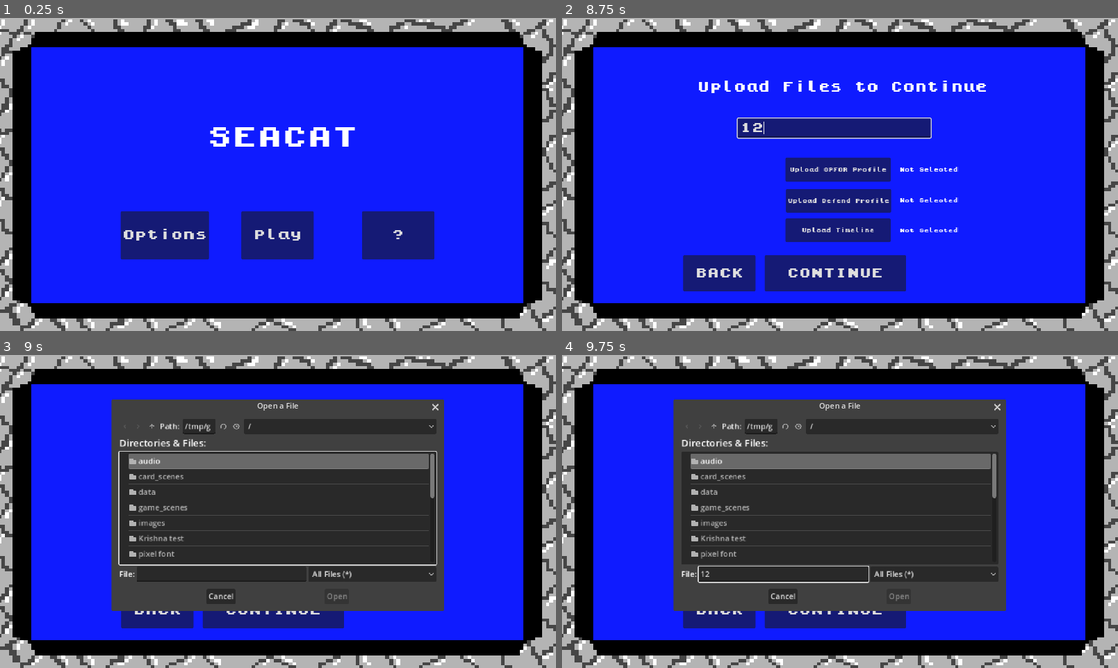
Above: before the commit, frames 1-4 (two rows, left to right).
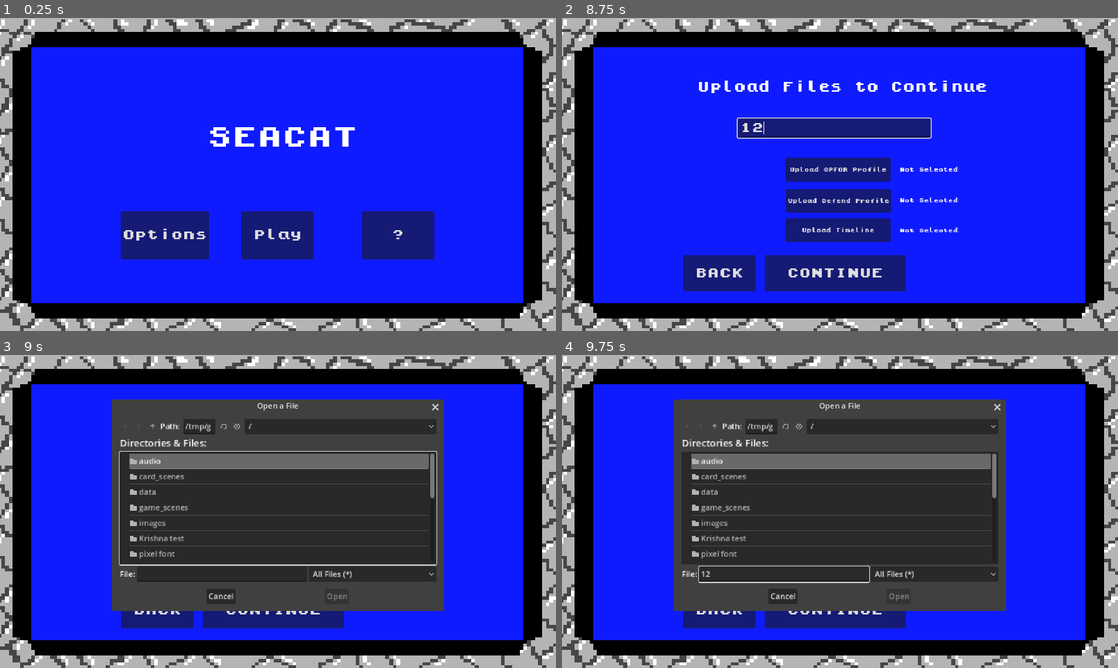
Above: after the commit, the same moments.

Repository: phan-andrew/demo3
Game: Godot game, scene res://game_scenes/start_screen/start_screen.tscn
Same seed, same stepped clock (60 frames per second), same inputs: the game is played once before the commit and once after it.
Inputs (mouse positions are in pixels of both pictures, inside the frame that each line leads up to):
- Up to frame 1 (0.25 s): no input
- Up to frame 2 (8.75 s): click "Options" at 0.5 s; click "BACK" at 1.25 s; click "Play" at 2 s; click (906, 124) at 2.77 s; type "Alex" at 2.85 s; click (906, 205) at 3 s; type "Alex" at 3.08 s; click "BACK" at 3.5 s; click "Play" at 4.25 s; click "CONTINUE" at 5 s; click "BACK" at 5.75 s; click "CONTINUE" at 6.5 s; click "CONTINUE" at 7.25 s; click (834, 127) at 8.02 s; type "12" at 8.1 s
- Up to frame 3 (9 s): click "Upload OPFOR Profile" at 8.75 s
- Up to frame 4 (9.75 s): click (784, 574) at 9.52 s; type "12" at 9.6 s

Frames 1-2 are identical in both runs. In frame 3, 0.9% of the frame differs, in the area x 20-64%, y 14-82%; in frame 4, 0.9%.

Commit message:
Update game_screen.tscn

Diff:
--- a/game_scenes/game_screen/game_screen.tscn
+++ b/game_scenes/game_screen/game_screen.tscn
@@ -180,6 +180,14 @@
 theme = ExtResource("11_qde7s")
 text = "Start Game"
 
+[node name="EndGame" type="Button" parent="."]
+offset_left = 493.0
+offset_top = 589.0
+offset_right = 660.0
+offset_bottom = 639.0
+theme = ExtResource("11_qde7s")
+text = "End Game"
+
 [connection signal="pressed" from="Timer_Label/pause" to="." method="_on_pause_pressed"]
 [connection signal="pressed" from="AttackSubmit" to="." method="_on_attack_submit_pressed"]
 [connection signal="pressed" from="DefenseSubmit" to="." method="_on_defense_submit_pressed"]
@@ -187,3 +195,4 @@
 [connection signal="item_selected" from="Window/OptionButton" to="." method="_on_option_button_item_selected"]
 [connection signal="value_changed" from="Window/SpinBox" to="." method="_on_spin_box_value_changed"]
 [connection signal="pressed" from="StartGame" to="." method="_on_start_game_pressed"]
+[connection signal="pressed" from="EndGame" to="." method="_on_end_game_pressed"]
Not shown: 2 places in game_scenes/game_screen/game_screen.tscn that only renumber resources
